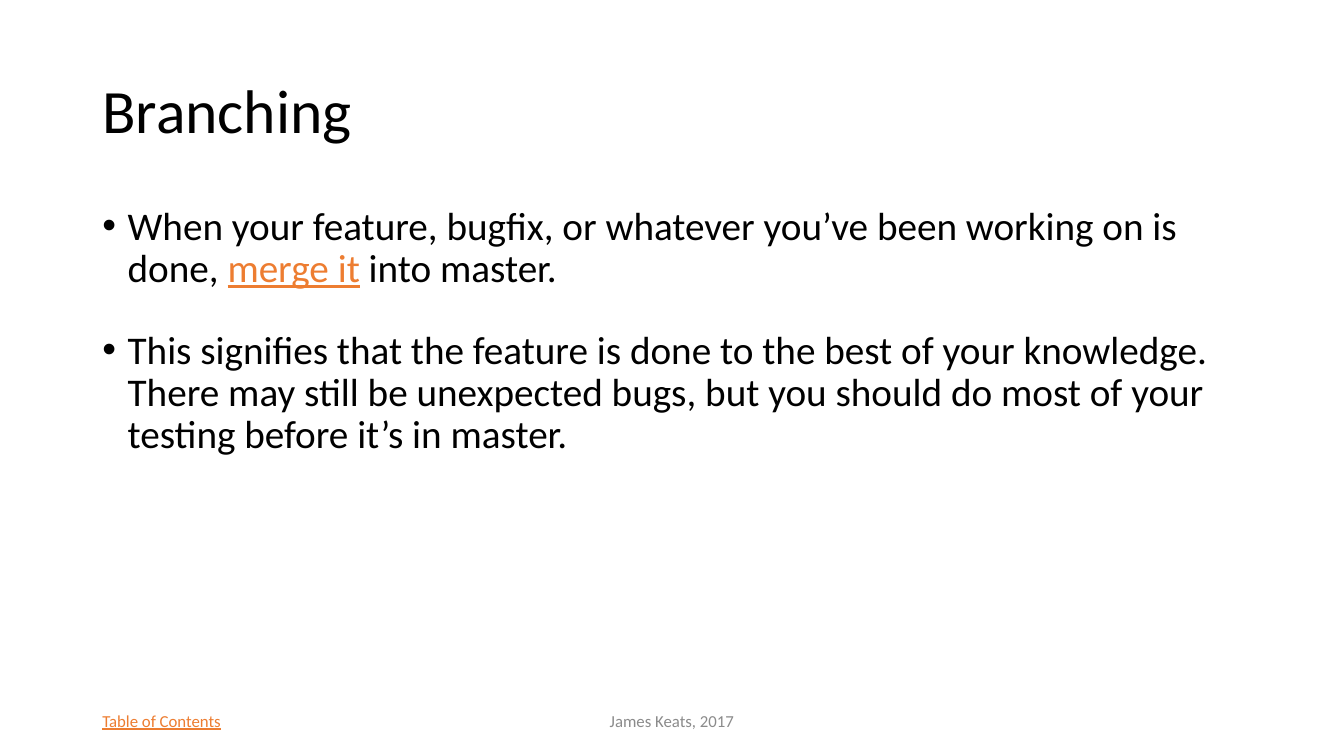
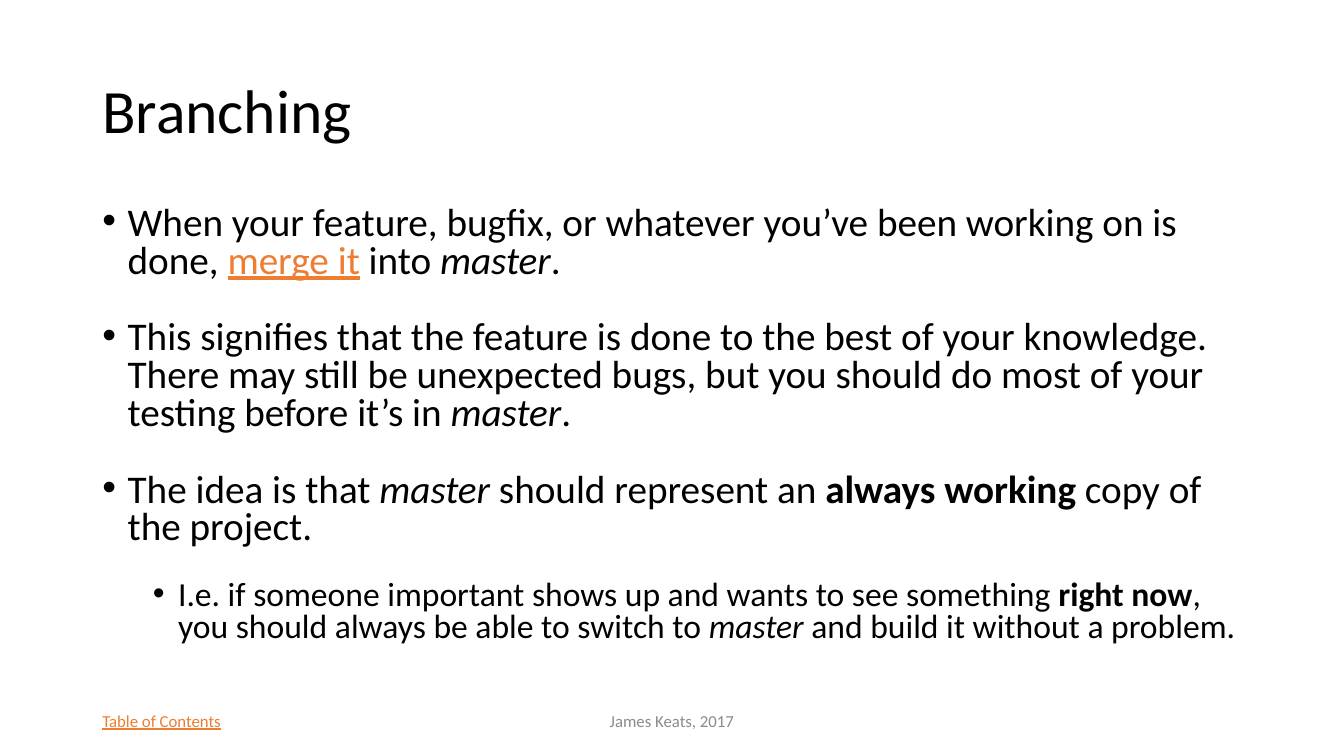
Before and after one commit to growlitheharpo/capstone-git-reference, a slide deck: slide 32 of Understanding Git.pptx. Drawn at 1344x756 pixels with LibreOffice and Linux fonts; fonts in the diff are those of the drawing; background and template pictures are left out. Boxes give left, top, right and bottom in pixels: in the first picture for what was removed or moved away, otherwise in the second. Text is boxed around its words. In the diff, an @@ line names an element or a change of style, - is before the commit and + after.

Commit message:
Expand on the brief "set up Unity SmartMerge" section.

```diff
--- a/Understanding Git.pptx
+++ b/Understanding Git.pptx
@@ text at (128,208,1207,433): italic on in "master.", "master."; line spacing 0.9 to 0.8 @@
@@ text at (128,475,1235,644): paragraphs added @@
+• The idea is that master should represent an always working copy of the project.
+  • I.e. if someone important shows up and wants to see something right now, you should always be able to switch to master and build it without a problem.
```
Also in this commit, not shown: 1 other slide changed.
